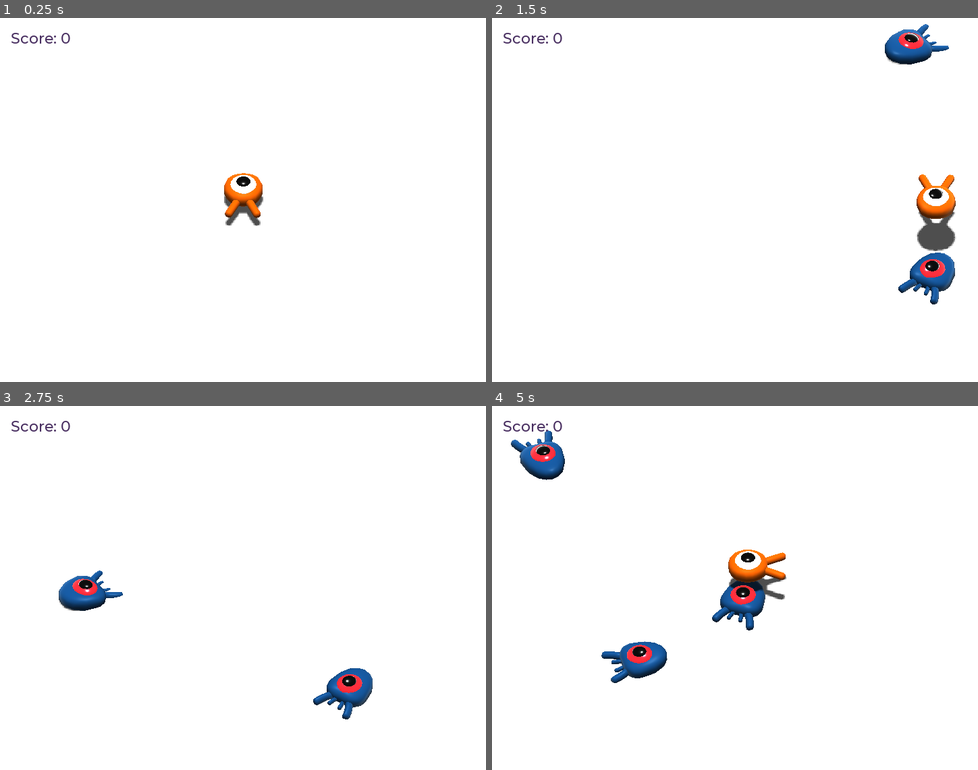
Above: before the commit, frames 1-4 (two rows, left to right).
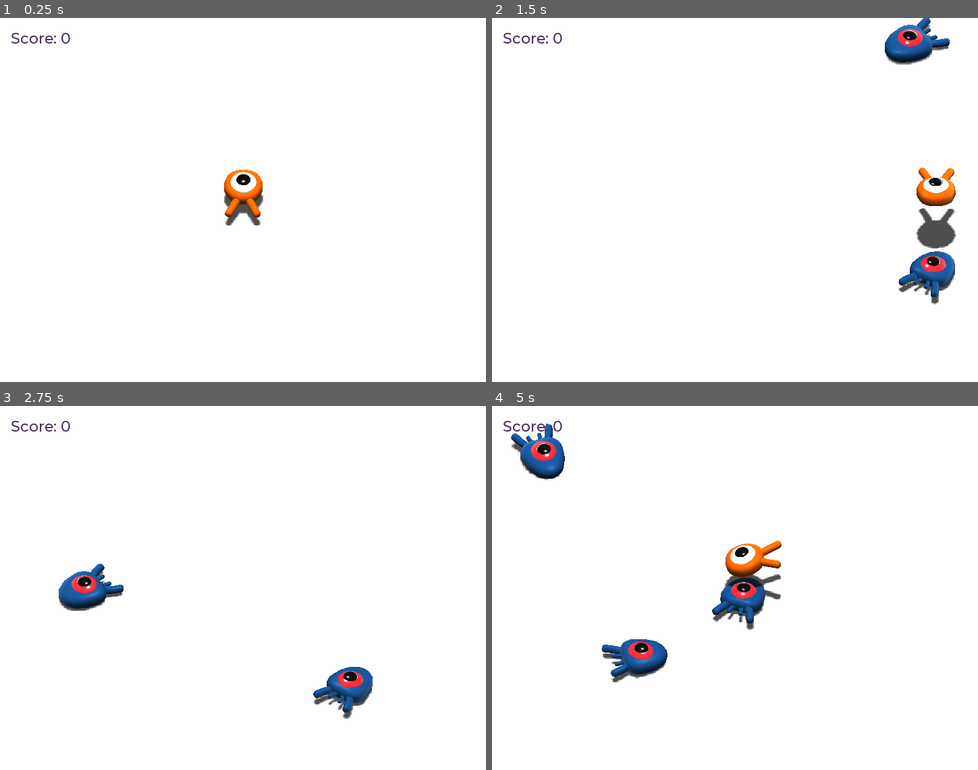
Above: after the commit, the same moments.

Repository: armorup/creeps3
Game: Godot game, scene res://Main.tscn
Two runs of this game, one before a commit and one after it. Both use one fixed random seed, a clock stepped at 60 frames per second and the inputs below.
Inputs:
- Up to frame 1 (0.25 s): no input
- Up to frame 2 (1.5 s): tap Enter (ui_accept) at 0.5 s; hold Right (move_right) 0.53-1.28 s; hold Enter (ui_accept) 0.53-1.28 s; tap Space (jump) at 0.77, 0.8, 1.07, 1.35 s; hold Down (move_backward) from 1.28 s (still down)
- Up to frame 3 (2.75 s): tap Space (jump) at 1.52, 1.82, 2.3 s; tap Enter (ui_accept) at 1.55 s; release Down (move_backward) at 2.03 s; hold Right (move_right) from 2.03 s (still down); hold Enter (ui_accept) from 2.03 s (still down)
- Up to frame 4 (5 s): release Right (move_right) at 2.78 s; release Enter (ui_accept) at 2.78 s; hold Up (move_forward) 2.78-3.53 s; tap Enter (ui_accept) at 2.85, 4.35 s; tap Space (jump) at 3.02, 3.32, 3.6, 3.77, 4.07, 4.52, 4.82 s; hold Left (move_left) from 3.53 s (still down)

The runs differ from the first frame. In frame 1, 0.4% of the frame differs, in the area x 46-55%, y 41-58%; in frame 2, 2.4%; in frame 3, 1.3%; in frame 4, 2.9%, in the area x 3-61%, y 5-77%.
Error before the commit: Invalid set index 'playback_speed' (on base: 'null instance') with value of type 'float'. (res://Mob.gd:31)

Commit message:
Add animation

Diff:
--- a/Main.gd
+++ b/Main.gd
@@ -32,4 +32,5 @@
 
 func _unhandled_input(event):
 	if event.is_action_pressed("ui_accept") and $UserInterface/Retry.is_visible():
+		# warning-ignore:return_value_discarded
 		get_tree().reload_current_scene()
--- a/Main.tscn
+++ b/Main.tscn
@@ -1,10 +1,11 @@
-[gd_scene load_steps=13 format=2]
+[gd_scene load_steps=14 format=2]
 
 [ext_resource path="res://Player.tscn" type="PackedScene" id=1]
 [ext_resource path="res://Mob.tscn" type="PackedScene" id=2]
 [ext_resource path="res://Main.gd" type="Script" id=3]
 [ext_resource path="res://ScoreLabel.gd" type="Script" id=4]
 [ext_resource path="res://fonts/Montserrat-Medium.ttf" type="DynamicFontData" id=5]
+[ext_resource path="res://art/House In a Forest Loop.ogg" type="AudioStream" id=6]
 
 [sub_resource type="BoxShape" id=1]
 extents = Vector3( 30, 1, 30 )
@@ -123,5 +124,9 @@
 custom_colors/font_color = Color( 0.352941, 0.188235, 0.188235, 1 )
 text = "Press Enter to Play Again"
 
+[node name="AudioStreamPlayer3D" type="AudioStreamPlayer3D" parent="."]
+stream = ExtResource( 6 )
+autoplay = true
+
 [connection signal="hit" from="Player" to="." method="_on_Player_hit"]
 [connection signal="timeout" from="MobTimer" to="." method="_on_MobTimer_timeout"]
--- a/Mob.tscn
+++ b/Mob.tscn
@@ -1,10 +1,39 @@
-[gd_scene load_steps=4 format=2]
+[gd_scene load_steps=5 format=2]
 
 [ext_resource path="res://art/mob.glb" type="PackedScene" id=1]
 [ext_resource path="res://Mob.gd" type="Script" id=2]
 
 [sub_resource type="BoxShape" id=1]
 extents = Vector3( 0.796768, 0.631857, 0.889708 )
+
+[sub_resource type="Animation" id=2]
+resource_name = "float"
+length = 1.2
+loop = true
+tracks/0/type = "value"
+tracks/0/path = NodePath("Pivot/Character:translation")
+tracks/0/interp = 1
+tracks/0/loop_wrap = true
+tracks/0/imported = false
+tracks/0/enabled = true
+tracks/0/keys = {
+"times": PoolRealArray( 0.2, 0.7, 1.1 ),
+"transitions": PoolRealArray( 0.287175, 2.82843, 1 ),
+"update": 0,
+"values": [ Vector3( 0, 0, 0 ), Vector3( 0, 0.65, 0 ), Vector3( 0, 0.35, 0 ) ]
+}
+tracks/1/type = "value"
+tracks/1/path = NodePath("Pivot/Character:rotation_degrees")
+tracks/1/interp = 1
+tracks/1/loop_wrap = true
+tracks/1/imported = false
+tracks/1/enabled = true
+tracks/1/keys = {
+"times": PoolRealArray( 0.1, 0.5, 1.2 ),
+"transitions": PoolRealArray( 0.287175, 0.267943, 1 ),
+"update": 0,
+"values": [ Vector3( 0, 0, 0 ), Vector3( 8, 0, 0 ), Vector3( -9, 0, 0 ) ]
+}
 
 [node name="Mob" type="KinematicBody" groups=["mob"]]
 collision_layer = 2
@@ -14,6 +43,7 @@
 [node name="Pivot" type="Spatial" parent="."]
 
 [node name="Character" parent="Pivot" instance=ExtResource( 1 )]
+transform = Transform( 1, 0, 0, 0, 0.987688, 0.156434, 0, -0.156434, 0.987688, 0, 0.233333, 0 )
 
 [node name="CollisionShape" type="CollisionShape" parent="."]
 shape = SubResource( 1 )
@@ -21,4 +51,7 @@
 [node name="VisibilityNotifier" type="VisibilityNotifier" parent="."]
 aabb = AABB( -1.25861, -1, -1.96479, 2.51721, 2, 3.92957 )
 
+[node name="AnimationPlayer" type="AnimationPlayer" parent="."]
+anims/float = SubResource( 2 )
+
 [connection signal="screen_exited" from="VisibilityNotifier" to="." method="_on_VisibilityNotifier_screen_exited"]
--- a/Player.gd
+++ b/Player.gd
@@ -30,8 +30,11 @@
 		direction.z += 1
 
 	if direction != Vector3.ZERO:
+		$AnimationPlayer.playback_speed = 4
 		direction = direction.normalized()
 		$Pivot.look_at(translation + direction, Vector3.UP)
+	else:
+		$AnimationPlayer.playback_speed = 1
 
 	velocity.x = direction.x * speed
 	velocity.z = direction.z * speed
@@ -50,6 +53,8 @@
 				mob.squash()
 				velocity.y = bound_impulse
 
+	$Pivot.rotation.x = PI / 6 * velocity.y / jump_impulse
+
 
 func die():
 	emit_signal("hit")
--- a/Player.tscn
+++ b/Player.tscn
@@ -9,6 +9,62 @@
 [sub_resource type="CylinderShape" id=2]
 height = 0.504667
 radius = 1.36821
+
+[sub_resource type="Animation" id=3]
+length = 0.001
+tracks/0/type = "value"
+tracks/0/path = NodePath("Pivot/Character:translation")
+tracks/0/interp = 1
+tracks/0/loop_wrap = true
+tracks/0/imported = false
+tracks/0/enabled = true
+tracks/0/keys = {
+"times": PoolRealArray( 0 ),
+"transitions": PoolRealArray( 1 ),
+"update": 0,
+"values": [ Vector3( 0, 0, 0 ) ]
+}
+tracks/1/type = "value"
+tracks/1/path = NodePath("Pivot/Character:rotation_degrees")
+tracks/1/interp = 1
+tracks/1/loop_wrap = true
+tracks/1/imported = false
+tracks/1/enabled = true
+tracks/1/keys = {
+"times": PoolRealArray( 0 ),
+"transitions": PoolRealArray( 1 ),
+"update": 0,
+"values": [ Vector3( 0, 0, 0 ) ]
+}
+
+[sub_resource type="Animation" id=4]
+resource_name = "float"
+length = 1.2
+loop = true
+tracks/0/type = "value"
+tracks/0/path = NodePath("Pivot/Character:translation")
+tracks/0/interp = 1
+tracks/0/loop_wrap = true
+tracks/0/imported = false
+tracks/0/enabled = true
+tracks/0/keys = {
+"times": PoolRealArray( 0.2, 0.7, 1.1 ),
+"transitions": PoolRealArray( 0.287175, 2.82843, 1 ),
+"update": 0,
+"values": [ Vector3( 0, 0, 0 ), Vector3( 0, 0.65, 0 ), Vector3( 0, 0.35, 0 ) ]
+}
+tracks/1/type = "value"
+tracks/1/path = NodePath("Pivot/Character:rotation_degrees")
+tracks/1/interp = 1
+tracks/1/loop_wrap = true
+tracks/1/imported = false
+tracks/1/enabled = true
+tracks/1/keys = {
+"times": PoolRealArray( 0.1, 0.5, 1.2 ),
+"transitions": PoolRealArray( 0.287175, 0.267943, 1 ),
+"update": 0,
+"values": [ Vector3( 0, 0, 0 ), Vector3( 8, 0, 0 ), Vector3( -9, 0, 0 ) ]
+}
 
 [node name="Player" type="KinematicBody"]
 collision_mask = 6
@@ -30,5 +86,10 @@
 transform = Transform( 1, 0, 0, 0, 1, 0, 0, 0, 1, 0, 0.0696005, 0 )
 shape = SubResource( 2 )
 
+[node name="AnimationPlayer" type="AnimationPlayer" parent="."]
+autoplay = "float"
+anims/RESET = SubResource( 3 )
+anims/float = SubResource( 4 )
+
 [connection signal="hit" from="." to="." method="_on_Player_hit"]
 [connection signal="body_entered" from="MobDetector" to="." method="_on_MobDetector_body_entered"]
Not shown: 1 places in Player.tscn that only renumber resources
